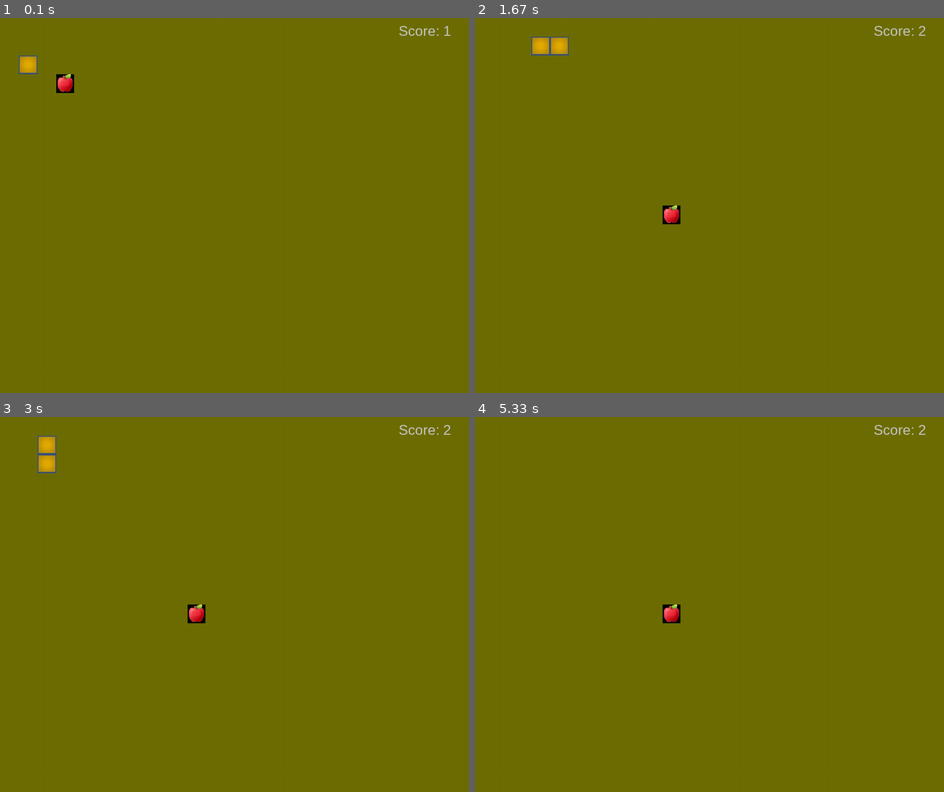
Above: before the commit, frames 1-4 (two rows, left to right).
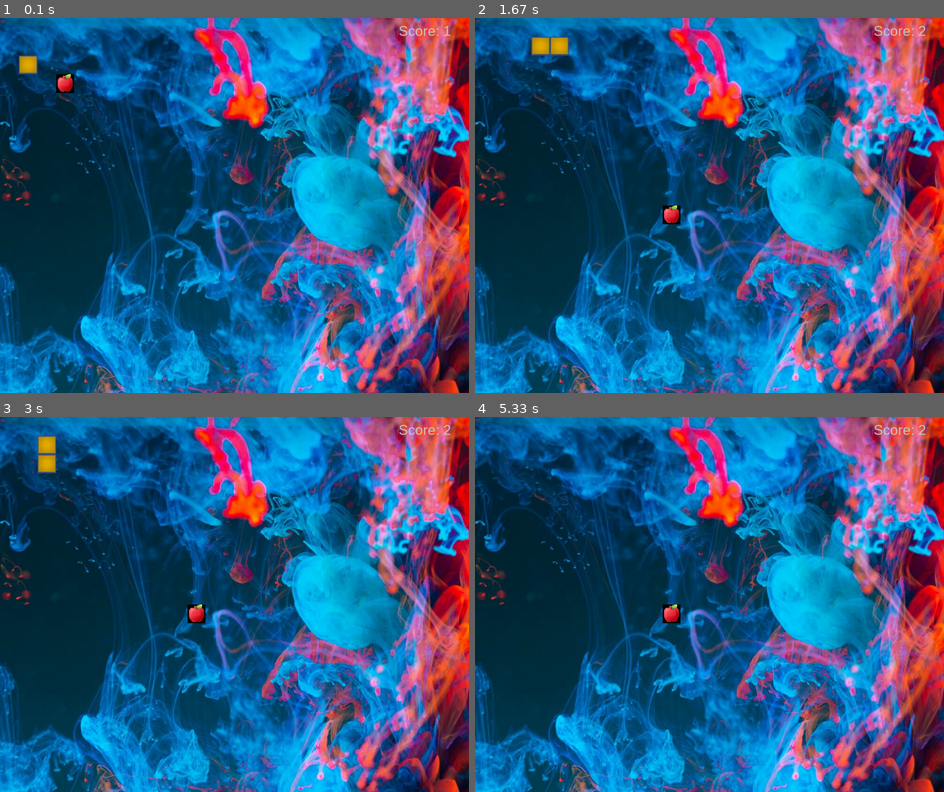
Above: after the commit, the same moments.

Repository: MerrilBds/Serpake
Game: pygame game, started from main.py
Two runs of this game, one before a commit and one after it. Both use one fixed random seed, a clock stepped at 60 frames per second and the inputs below.
Inputs:
- Up to frame 1 (0.1 s): no input
- Up to frame 2 (1.67 s): hold Right 0.33-0.8 s; hold Up 0.83-1.3 s; hold Right from 1.33 s (still down)
- Up to frame 3 (3 s): release Right at 1.92 s; hold Left 1.95-2.6 s; hold Down from 2.63 s (still down)
- Up to frame 4 (5.33 s): release Down at 3.32 s; tap Enter at 3.35 s; hold Left 4.15-4.85 s; hold Up from 4.88 s (still down)

The runs differ from the first frame. In frame 1, 100% of the frame differs, in the area x 0-100%, y 0-100%; in frame 2, 99%; in frame 3, 99%; in frame 4, 100%.

Commit message:
Ajout des ressources + finalisation et fix

Diff:
--- a/main.py
+++ b/main.py
@@ -76,10 +76,9 @@
 
     def draw(self):
         # Dessine le serpent sur la surface avec sa position actuelle
-        self.parent_screen.fill(BACKGROUND_COLOR)
-
         for i in range(self.length):
             self.parent_screen.blit(self.image, (self.x[i], self.y[i]))
+
         pygame.display.flip()
 
     def increase_length(self):
@@ -92,12 +91,31 @@
     def __init__(self):
         # Constructeur de la classe Game
         pygame.init()
-        pygame.display.set_caption("Codebasics Snake And Apple Game")
+        pygame.display.set_caption("MerriSnake")
+
+        # Initialisation de la musique de fond
+        pygame.mixer.init()
+        self.play_background_music()
+
         self.surface = pygame.display.set_mode((1000, 800))
         self.snake = Snake(self.surface)
         self.snake.draw()
         self.apple = Apple(self.surface)
         self.apple.draw()
+
+    def play_background_music(self):
+        # Charge et joue la musique de fond en boucle
+        pygame.mixer.music.load('resources/bg_music_1.mp3')
+        pygame.mixer.music.play(-1, 0)
+
+    def play_sound(self, sound_name):
+        # Joue des effets sonores en fonction du nom du son
+        if sound_name == "crash":
+            sound = pygame.mixer.Sound("resources/crash.mp3")
+        elif sound_name == 'ding':
+            sound = pygame.mixer.Sound("resources/ding.mp3")
+
+        pygame.mixer.Sound.play(sound)
 
     def reset(self):
         # Réinitialise le jeu en créant un nouveau serpent et une nouvelle pomme
@@ -111,8 +129,14 @@
                 return True
         return False
 
+    def render_background(self):
+        # Charge et affiche l'image de fond
+        bg = pygame.image.load("resources/background.jpg")
+        self.surface.blit(bg, (0, 0))
+
     def play(self):
         # Fonction principale du jeu
+        self.render_background()
         self.snake.walk()
         self.apple.draw()
         self.display_score()
@@ -120,12 +144,14 @@
 
         # Scenario où le serpent mange la pomme
         if self.is_collision(self.snake.x[0], self.snake.y[0], self.apple.x, self.apple.y):
+            self.play_sound("ding")
             self.snake.increase_length()
             self.apple.move()
 
         # Scenario où le serpent entre en collision avec lui-même
-        for i in range(2, self.snake.length):
+        for i in range(3, self.snake.length):
             if self.is_collision(self.snake.x[0], self.snake.y[0], self.snake.x[i], self.snake.y[i]):
+                self.play_sound('crash')
                 raise Exception("Collision Occurred")
 
     def display_score(self):
@@ -138,10 +164,18 @@
         # Affiche l'écran de fin de jeu
         self.surface.fill(BACKGROUND_COLOR)
         font = pygame.font.SysFont('arial', 30)
-        line1 = font.render(f"Game is over! Your score is {self.snake.length}", True, (255, 255, 255))
+
+        # Première ligne avec le score
+        line1 = font.render(f"Game over! Ton Score est {self.snake.length}", True, (255, 255, 255))
         self.surface.blit(line1, (200, 300))
-        line2 = font.render("To play again press Enter. To exit press Escape!", True, (255, 255, 255))
+
+        # Deuxième ligne avec les instructions de redémarrage
+        line2 = font.render("Restart le jeu appuyez sur la touche 'Enter'.", True, (255, 255, 255))
         self.surface.blit(line2, (200, 350))
+
+        # Troisième ligne avec les instructions de sortie
+        line3 = font.render("Pour quitter appuyez sur la touche 'Escape'!", True, (255, 255, 255))
+        self.surface.blit(line3, (200, 400))
 
         pygame.display.flip()
 
@@ -157,6 +191,7 @@
                         running = False
 
                     if event.key == K_RETURN:
+                        pygame.mixer.music.unpause()
                         pause = False
 
                     if not pause:
